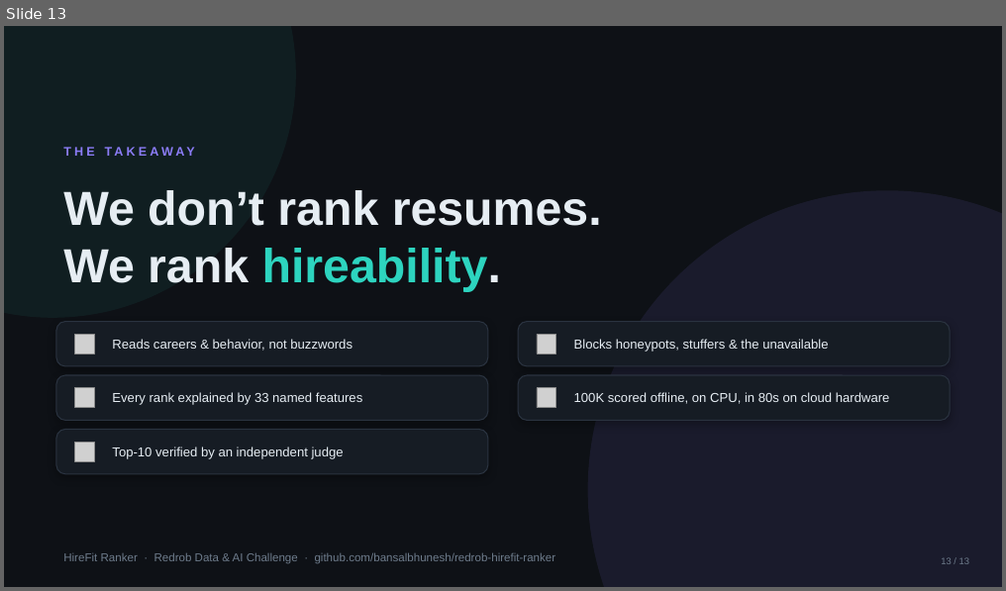
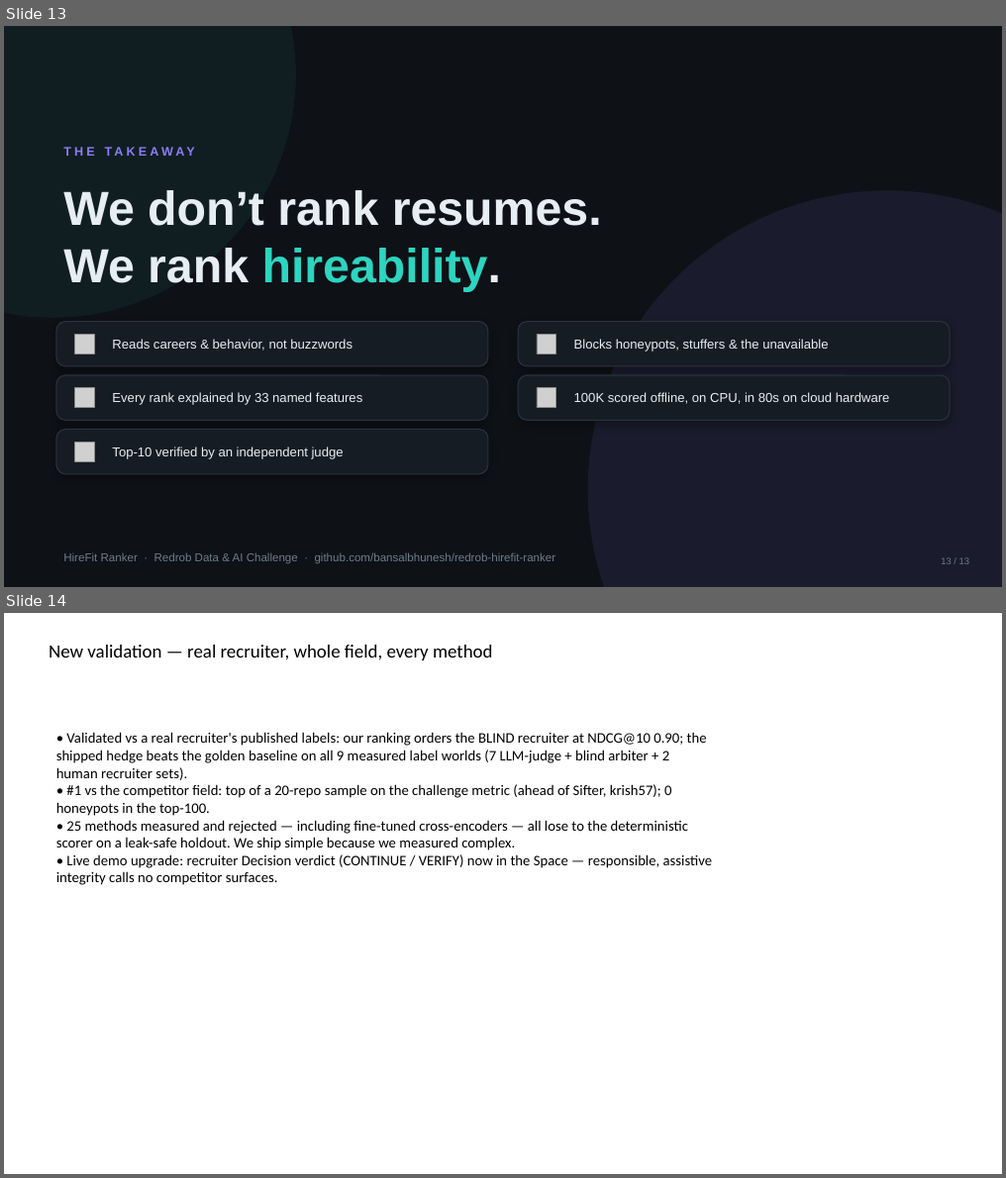
Before and after one commit to bansalbhunesh/redrob-hirefit-ranker, a slide deck: docs/HireFit_Ranker_Redrob_POLISHED.pptx. Shown one above the other, each under a label of ours: slide 13 before the commit, slides 13 and 14 after it. The pictures are 1006x591 and 1006x1178 pixels, drawn with LibreOffice and Linux fonts; fonts in the diff are those of the drawing; grey boxes stand for pictures. Boxes give left, top, right and bottom in pixels: in the first picture for what was removed or moved away, otherwise in the second. Text is boxed around its words. In the diff, an @@ line names an element or a change of style, - is before the commit and + after.

Commit message:
deck: add new-validation slide — real-recruiter NDCG@10 0.90 + beats golden on all 9 label worlds, #1 vs 20-repo field, 25-method (incl. cross-encoder) negative result, live decision-verdict demo. PPTX updated (PDF needs re-export via scripts/export_deck_pdf.ps1)

```diff
--- a/docs/HireFit_Ranker_Redrob_POLISHED.pptx
+++ b/docs/HireFit_Ranker_Redrob_POLISHED.pptx
@@ slide 14 added at box(4, 613, 1002, 1174), background #FFFFFF @@
@@ text added at box(49, 645, 492, 661), 18 pt, text #000000 @@
+New validation — real recruiter, whole field, every method
@@ text added at box(56, 732, 713, 885), 14 pt, text #000000 @@
+• Validated vs a real recruiter's published labels: our ranking orders the BLIND recruiter at NDCG@10 0.90; the shipped hedge beats the golden baseline on all 9 measured label worlds (7 LLM-judge + blind arbiter + 2 human recruiter sets).
+• #1 vs the competitor field: top of a 20-repo sample on the challenge metric (ahead of Sifter, krish57); 0 honeypots in the top-100.
+• 25 methods measured and rejected — including fine-tuned cross-encoders — all lose to the deterministic scorer on a leak-safe holdout. We ship simple because we measured complex.
+• Live demo upgrade: recruiter Decision verdict (CONTINUE / VERIFY) now in the Space — responsible, assistive integrity calls no competitor surfaces.
```
